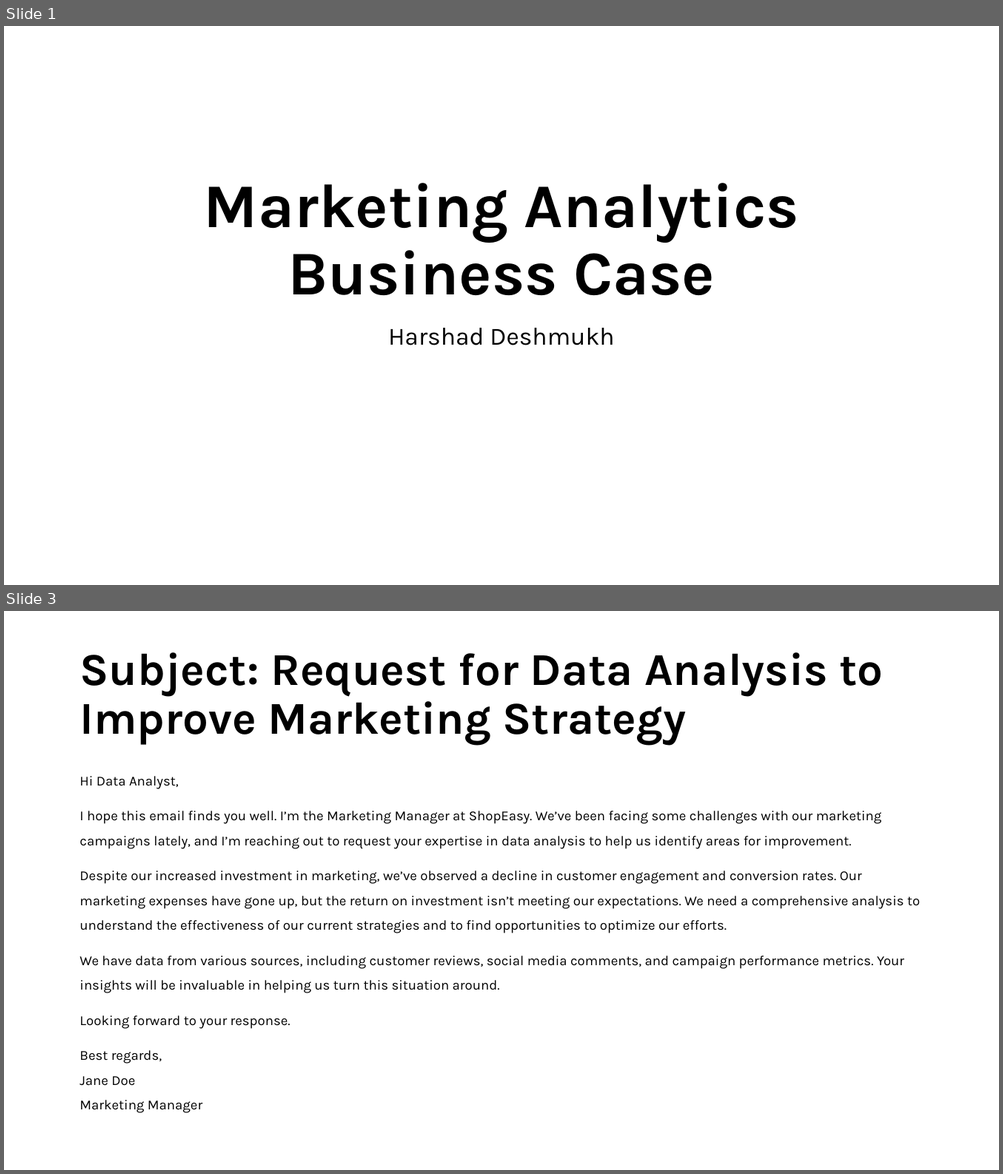
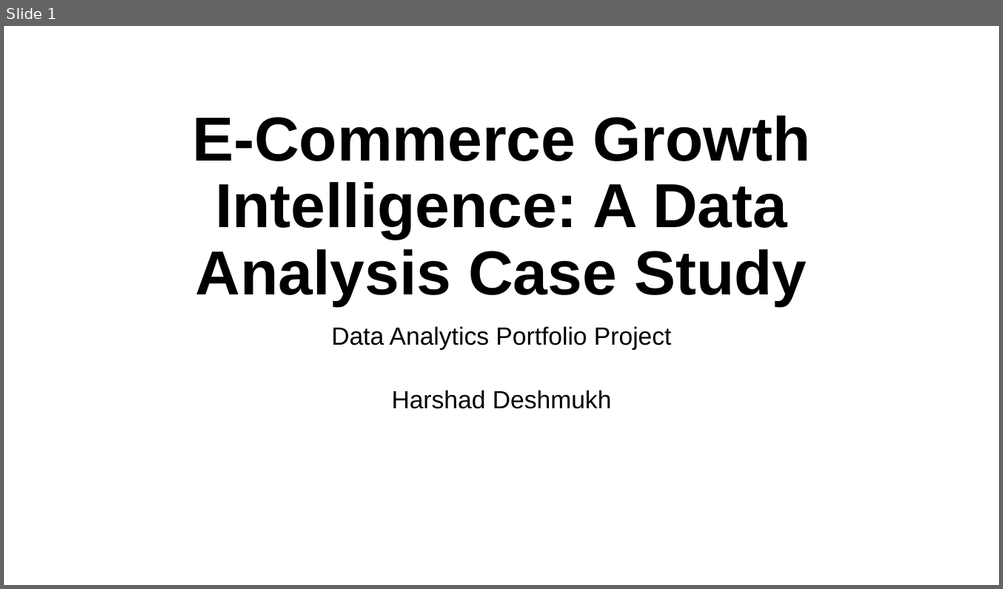
Before and after one commit to Engineer-Harshad/e-commerce-growth-intelligence-project, a slide deck: presentation/Business Problem.pptx. Shown one above the other, each under a label of ours: slides 1 and 3 before the commit, slide 1 after it; the slides between them are not shown. The pictures are 1003x1174 and 1003x589 pixels, drawn with LibreOffice and Linux fonts; fonts in the diff are those of the drawing. Boxes give left, top, right and bottom in pixels: in the first picture for what was removed or moved away, otherwise in the second. Text is boxed around its words. In the diff, an @@ line names an element or a change of style, - is before the commit and + after.

Commit message:
Updated project files

```diff
--- a/presentation/Business Problem.pptx
+++ b/presentation/Business Problem.pptx
@@ slide 3 removed at [4,611,999,1170], background #FFFFFF @@
@@ title removed at [79,652,882,745] @@
-Subject: Request for Data Analysis to Improve Marketing Strategy
@@ text removed at [79,776,919,1113] @@
-Hi Data Analyst,
-I hope this email finds you well. I’m the Marketing Manager at ShopEasy. We’ve been facing some challenges with our marketing campaigns lately, and I’m reaching out to request your expertise in data analysis to help us identify areas for improvement.
-Despite our increased investment in marketing, we’ve observed a decline in customer engagement and conversion rates. Our marketing expenses have gone up, but the return on investment isn’t meeting our expectations. We need a comprehensive analysis to understand the effectiveness of our current strategies and to find opportunities to optimize our efforts.
-We have data from various sources, including customer reviews, social media comments, and campaign performance metrics. Your insights will be invaluable in helping us turn this situation around.
-Looking forward to your response.
-Best regards,
-Jane Doe
-Marketing Manager
@@ slide 1 changed as well @@
@@ title at [192,116,811,306]: text changed; font Karla to Arial @@
-Marketing Analytics Business Case
+E-Commerce Growth Intelligence: A Data Analysis Case Study
@@ subtitle at [331,326,671,350]: paragraph added @@
+Data Analytics Portfolio Project
@@ subtitle at [392,390,612,409]: font Karla to Arial in "Harshad Deshmukh" @@
```
Also in this commit, not shown: 3 other slides changed, 1 other slide removed, 10 other files.
